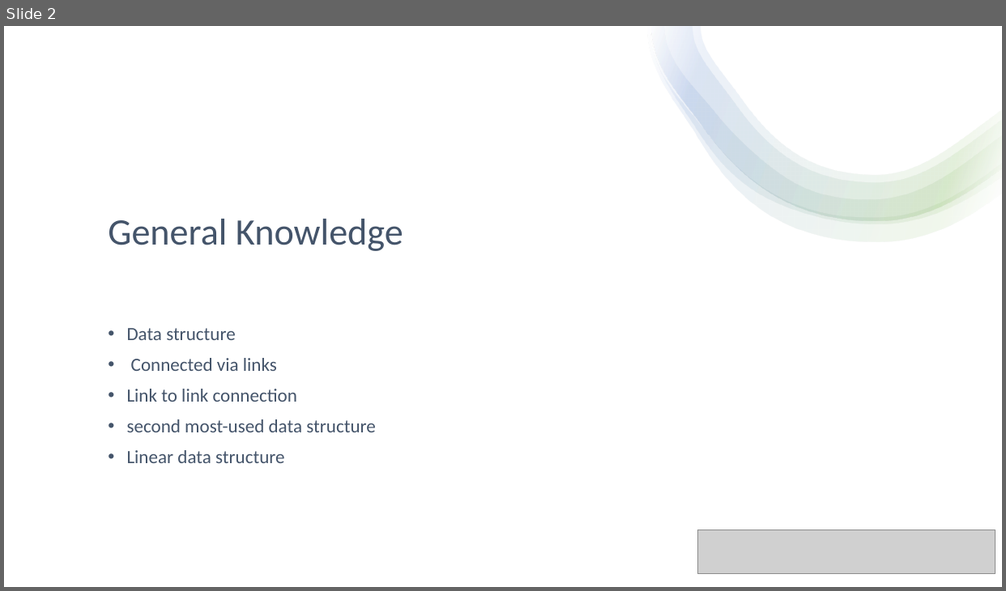
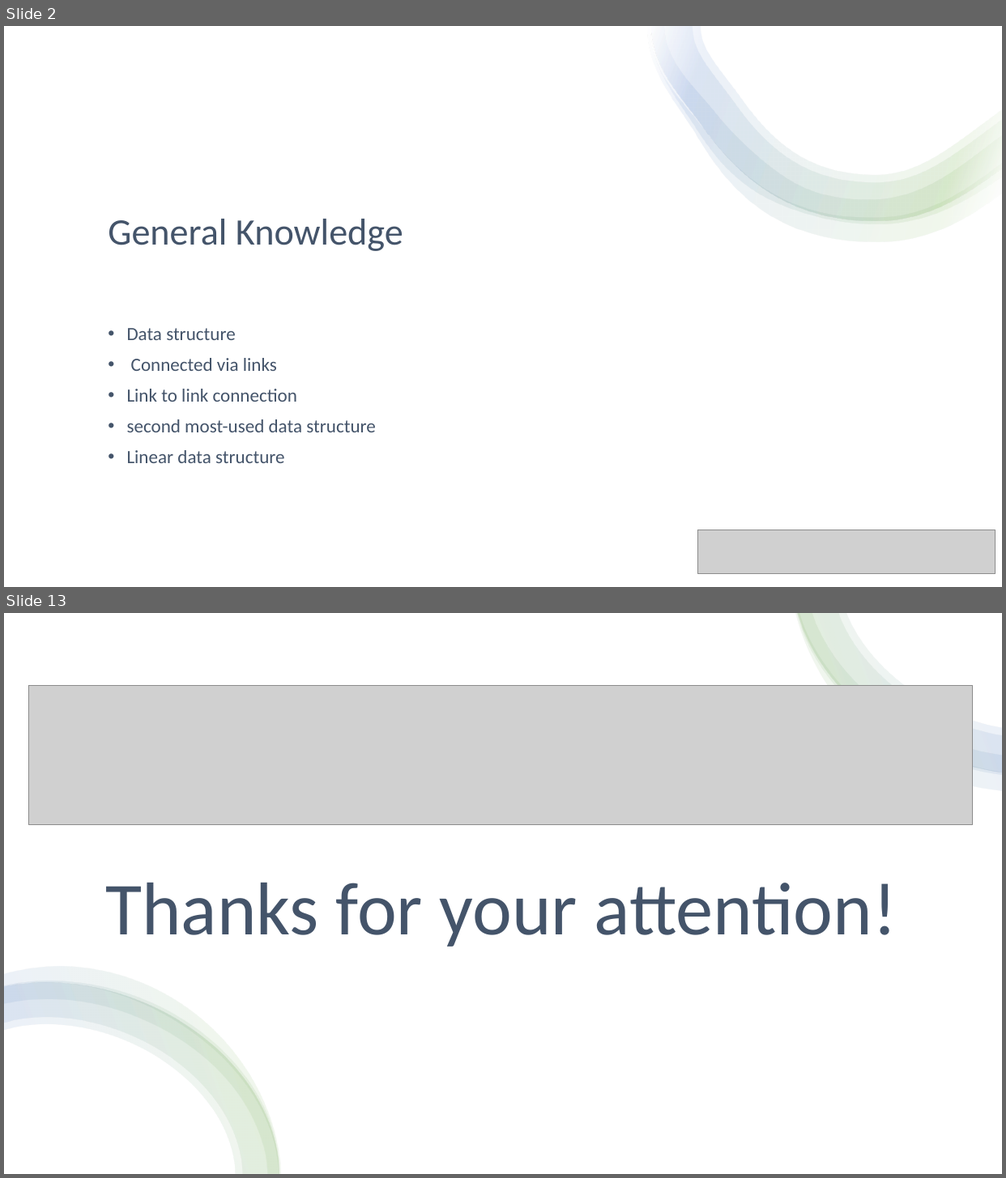
Before and after one commit to niklastrinkl/DornFussenegger-Trinkl-LinkedList-2022, a slide deck: Präsentation.pptx. Shown one above the other, each under a label of ours: slide 2 before the commit, slides 2 and 13 after it; the slides between them are not shown. The pictures are 1006x591 and 1006x1178 pixels, drawn with LibreOffice and Linux fonts; fonts in the diff are those of the drawing; grey boxes stand for pictures. Boxes give left, top, right and bottom in pixels: in the first picture for what was removed or moved away, otherwise in the second. Text is boxed around its words. In the diff, an @@ line names an element or a change of style, - is before the commit and + after.

```diff
--- a/Präsentation.pptx
+++ b/Präsentation.pptx
@@ slide 13 added at bbox=[4, 613, 1002, 1174], background #FFFFFF @@
@@ rectangle added at bbox=[4, 613, 1002, 1174], fill #FFFFFF @@
@@ group added at bbox=[796, 613, 1002, 790]: 4 freeform shapes @@
@@ picture added at bbox=[28, 686, 972, 825] @@
@@ title added at bbox=[105, 883, 897, 947], 72 pt, text #44546A @@
+Thanks for your attention!
@@ group added at bbox=[4, 967, 280, 1174]: 4 freeform shapes @@
@@ table added at bbox=[359, 1023, 788, 1135], 1 rows, 1 columns @@
+
```
Also in this commit, not shown: 1 slide changed, 9 other slides added, 8 slides removed.
